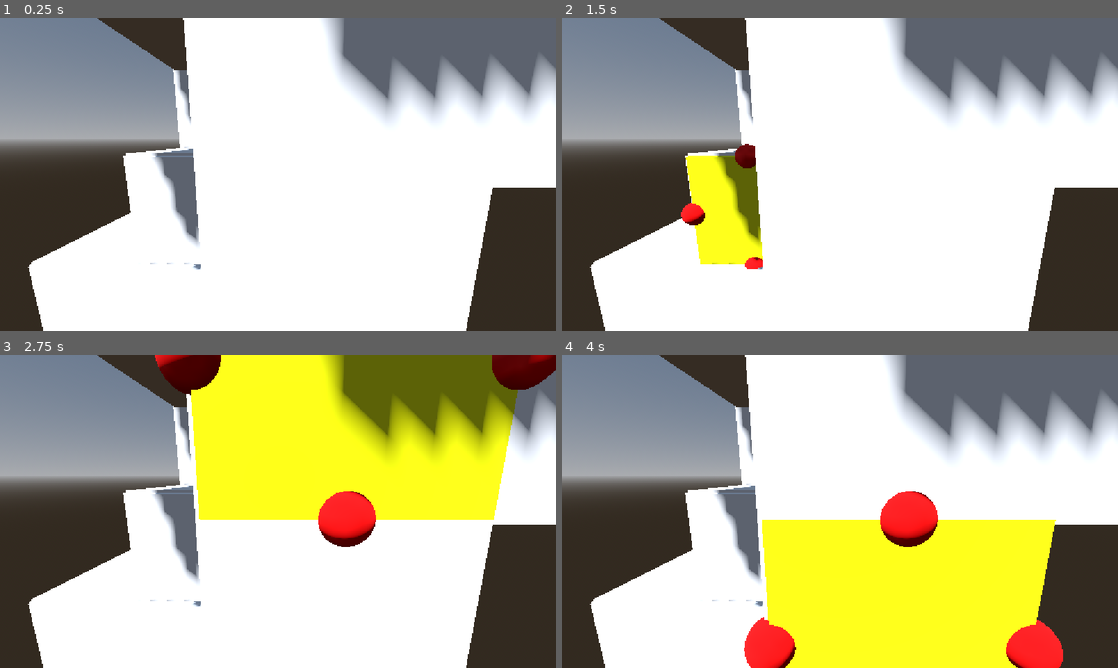
Above: before the commit, frames 1-4 (two rows, left to right).
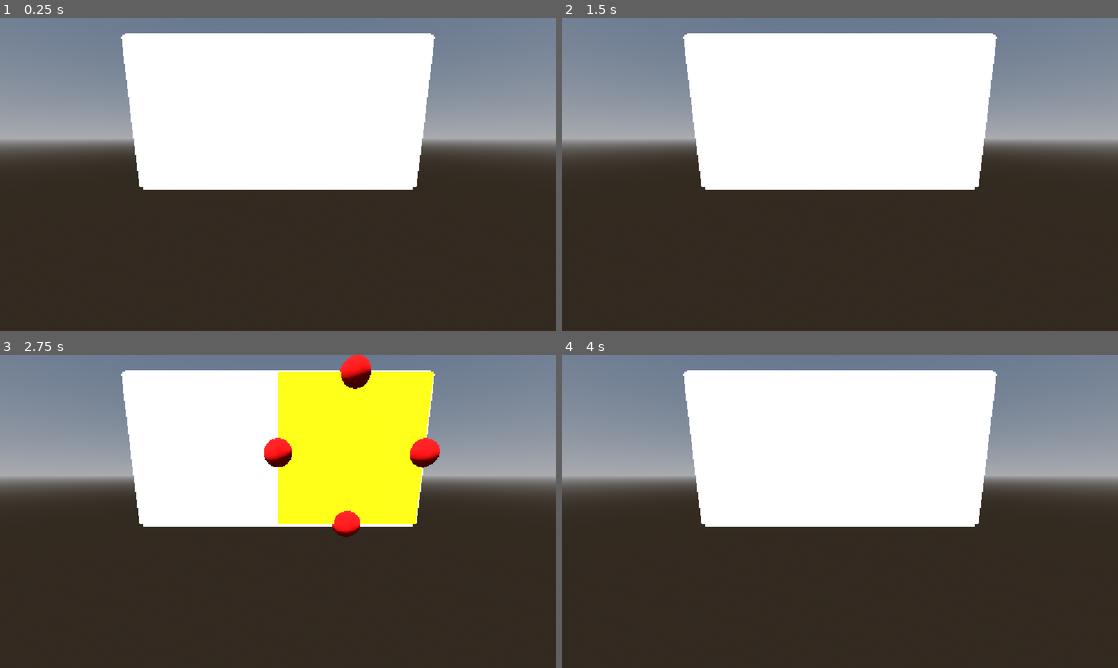
Above: after the commit, the same moments.

Repository: Turnute/PolyFold
Game: Godot game, scene res://scenes/GameScene.tscn
Two runs of this game, one before a commit and one after it. Both use one fixed random seed, a clock stepped at 60 frames per second and the inputs below.
Inputs (mouse positions are in pixels of both pictures, inside the frame that each line leads up to):
- Up to frame 1 (0.25 s): no input
- Up to frame 2 (1.5 s): tap Enter at 0.5 s; move the mouse to (962, 158) at 0.52 s; hold Shift 0.53-1.25 s; click (962, 158) at 0.67 s; tap Space at 1.25 s; drag from (728, 190) to (812, 237) at 1.27 s
- Up to frame 3 (2.75 s): tap Enter at 2 s; move the mouse to (333, 442) at 2.02 s; tap Ctrl at 2.1 s; click (333, 442) at 2.17 s
- Up to frame 4 (4 s): tap Space at 2.75 s; drag from (812, 574) to (673, 464) at 2.77 s; tap Enter at 3.5 s; move the mouse to (1006, 558) at 3.52 s; tap Alt at 3.6 s; click (1006, 558) at 3.67 s

The runs differ from the first frame. In frame 1, 57% of the frame differs, in the area x 5-100%, y 0-100%; in frame 2, 58%; in frame 3, 66%; in frame 4, 59%.

Commit message:
Validate fold previews against collisions
Add fold-detector areas and physics-step overlap checks to reject colliding previews and only commit valid snapped folds. Also load polycube data on startup and restrict camera raycasts to the face collision layer.

Diff:
--- a/polyfold/prefabs/face.tscn
+++ b/polyfold/prefabs/face.tscn
@@ -11,6 +11,9 @@
 [sub_resource type="BoxShape3D" id="BoxShape3D_m7ri8"]
 size = Vector3(1, 0.05, 1)
 
+[sub_resource type="BoxShape3D" id="BoxShape3D_sxki6"]
+size = Vector3(0.98, 0.005, 0.98)
+
 [node name="Face" type="Node3D" unique_id=503661519]
 script = ExtResource("1_4gycn")
 
@@ -21,3 +24,11 @@
 
 [node name="CollisionShape3D" type="CollisionShape3D" parent="StaticBody3D" unique_id=873661448]
 shape = SubResource("BoxShape3D_m7ri8")
+
+[node name="FoldDetector" type="Area3D" parent="." unique_id=119356446]
+collision_layer = 2
+collision_mask = 0
+monitoring = false
+
+[node name="CollisionShape3D" type="CollisionShape3D" parent="FoldDetector" unique_id=108504098]
+shape = SubResource("BoxShape3D_sxki6")
--- a/polyfold/scripts/FoldDragController.gd
+++ b/polyfold/scripts/FoldDragController.gd
@@ -38,7 +38,19 @@
 var _drag_snapped: bool = false
 ## Dictionary of Face -> initial Transform3D.
 var _drag_initial_transforms: Dictionary = {}
-
+## Array of excluded areas from a collision detection check
+var _drag_excluded_areas: Array[RID] = []
+## Whether a collision occured during a folding drag
+var _drag_colliding : bool
+
+## Latest mouse request, waiting for physics validation.
+var _drag_requested_angle: float = 0.0
+
+## Whether the mouse was released before validation completed.
+var _drag_release_requested: bool = false
+
+## Maximum subdivision depth when checking a rotation interval.
+const SWEEP_MAX_DEPTH: int = 16
 
 ## Resolves the handle's actual hinge and captures every moving face once.
 func beginEdgeDrag(
@@ -84,10 +96,16 @@
 	_drag_state = DragState.DRAGGING
 
 	_drag_initial_transforms.clear()
+	_drag_excluded_areas.clear()
+	_drag_colliding = false
+
+	_drag_requested_angle = 0.0
+	_drag_release_requested = false
 
 	for face_id in group:
 		var member: Face = polycube.getFaceFromFaceId(face_id)
 		_drag_initial_transforms[member] = member.global_transform
+		_drag_excluded_areas.append(member._fold_area.get_rid())
 
 ## Updates the preview and consumes input while dragging.
 func dragEdgeInput(event: InputEvent) -> bool:
@@ -104,6 +122,9 @@
 		endEdgeDrag(false)
 		return true
 
+	if _drag_release_requested:
+		return true
+
 	if event is InputEventMouseMotion:
 		var raw_angle: float = findDragAngle(event.position)
 
@@ -122,11 +143,11 @@
 		if _drag_snapped:
 			preview_angle = 90.0 * _drag_direction
 
-		setPreviewAngle(preview_angle)
+		_drag_requested_angle = preview_angle
 
 	elif event is InputEventMouseButton:
 		if event.button_index == MOUSE_BUTTON_LEFT and not event.pressed:
-			endEdgeDrag(_drag_snapped)
+			_drag_release_requested = true
 
 	return true
 
@@ -219,3 +240,32 @@
 			best_error = error
 
 	return best_angle
+
+## Tries the requested pose and restores the last valid pose on overlap.
+func _physics_process(_delta: float) -> void:
+	if _drag_state != DragState.DRAGGING:
+		return
+
+	if not is_instance_valid(_target):
+		endEdgeDrag(false)
+		return
+
+	var previous_angle: float = _drag_angle
+	setPreviewAngle(_drag_requested_angle)
+
+	_drag_colliding = false
+
+	for face in _drag_initial_transforms:
+		if face.overlapsAt(face.global_transform, _drag_excluded_areas):
+			_drag_colliding = true
+			break
+
+	if _drag_colliding:
+		setPreviewAngle(previous_angle)
+
+	if _drag_release_requested:
+		endEdgeDrag(
+			_drag_snapped
+			and not _drag_colliding
+			and absf(_drag_angle) == 90.0
+		)
--- a/polyfold/scripts/SpawnPolycube.gd
+++ b/polyfold/scripts/SpawnPolycube.gd
@@ -26,5 +26,7 @@
 
 func _ready() -> void:
 	# TEMP: Init polycube
+	data = load(data_str)
+
 	init_polycube()
 	print(polycube._adj)
--- a/polyfold/scripts/camera_3d.gd
+++ b/polyfold/scripts/camera_3d.gd
@@ -104,6 +104,7 @@
 	var end = origin + self.project_ray_normal(mousepos) * _RAY_LENGTH
 	var query = PhysicsRayQueryParameters3D.create(origin, end)
 	query.collide_with_areas = true
+	query.collision_mask = 1
 	var result = space_state.intersect_ray(query)
 	return result
 
--- a/polyfold/scripts/polycubeDataStructure/Face.gd
+++ b/polyfold/scripts/polycubeDataStructure/Face.gd
@@ -60,6 +60,15 @@
 ## The color used to highlight the selected face.
 var _selectionColor: Color = Color(1, 1, 0)
 
+## Dedicated detector used to validate folding collisions.
+@onready var _fold_area: Area3D = $FoldDetector
+## Collision shape.
+@onready var _fold_shape: CollisionShape3D = $FoldDetector/CollisionShape3D
+## Physics identifiers of every detector in the moving group.
+var _drag_excluded_areas: Array[RID] = []
+## Whether the current preview overlaps a stationary detector.
+var _drag_colliding: bool = false
+
 ## Sets the face's material and creates its edges.
 func _ready() -> void:
 	_mesh.mesh = _mesh.mesh.duplicate()
@@ -189,3 +198,19 @@
 		_mesh.position.y,
 		(left - right) * 0.5
 	)
+
+## Checks a proposed face pose against stationary fold detectors.
+## Must be called during the physics step.
+func overlapsAt(pose: Transform3D, excluded: Array[RID]) -> bool :
+	var query := PhysicsShapeQueryParameters3D.new()
+
+	query.shape = _fold_shape.shape
+	query.transform = pose * _fold_area.transform * _fold_shape.transform
+
+	query.collision_mask = 2
+	query.collide_with_areas = true
+	query.collide_with_bodies = false
+	query.exclude = excluded
+
+	var space := get_world_3d().direct_space_state
+	return not space.intersect_shape(query, 1).is_empty()
